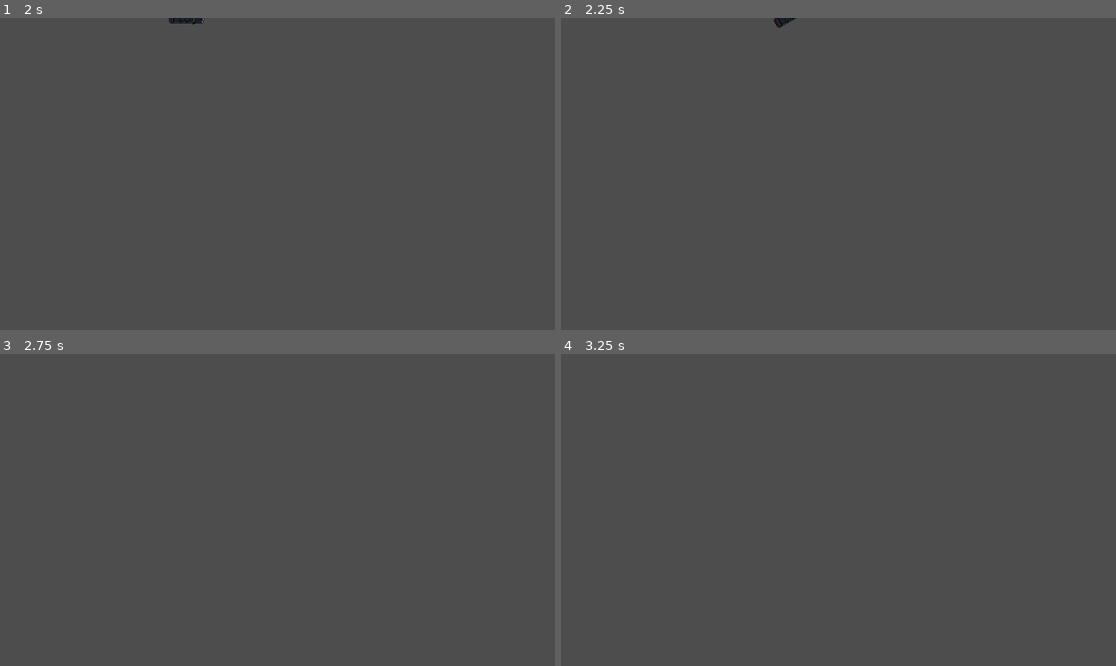
Above: before the commit, frames 1-4 (two rows, left to right).
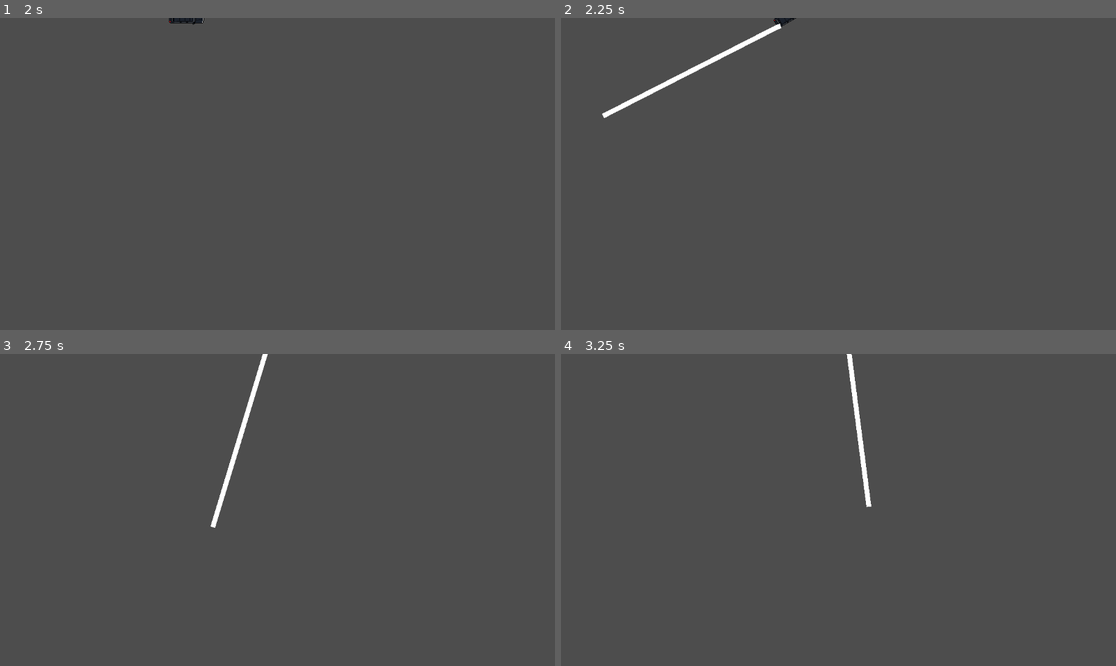
Above: after the commit, the same moments.

Repository: Vinnnnnnnie/LD58-trash-man
Game: Godot game, scene res://Actors/GarbageTruck.tscn
Same seed, same stepped clock (60 frames per second), same inputs: the game is played once before the commit and once after it. This scene is started directly instead of the project's main scene.
Inputs (mouse positions are in pixels of both pictures, inside the frame that each line leads up to):
- Up to frame 1 (2 s): tap Enter at 0.5 s; move the mouse to (249, 236) at 0.52 s; hold W (forward) from 0.53 s (still down); move the mouse to (444, 220) at 1.27 s
- Up to frame 2 (2.25 s): tap Space at 2 s; move the mouse to (672, 127) at 2.02 s; release W (forward) at 2.03 s; hold A (turn_left) from 2.03 s (still down)
- Up to frame 3 (2.75 s): keep holding A (turn_left)
- Up to frame 4 (3.25 s): keep holding A (turn_left); move the mouse to (866, 510) at 2.77 s

Frame 1 is identical in both runs. In frame 2, 0.6% of the frame differs, in the area x 7-40%, y 1-33%; in frame 3, 0.5%; in frame 4, 0.5%.

Commit message:
Adding trails to truck for drifting

Diff:
--- a/Actors/GarbageTruck.tscn
+++ b/Actors/GarbageTruck.tscn
@@ -16,6 +16,7 @@
 var slip_speed = 400  # Speed where traction is reduced
 var traction_fast = 0.5 # High-speed traction
 var traction_slow = 5  # Low-speed traction
+signal drift
 
 var acceleration = Vector2.ZERO
 var steer_direction
@@ -80,6 +81,7 @@
 	var traction = traction_slow
 	if velocity.length() > slip_speed:
 		traction = traction_fast
+		emit_signal('drift')
 
 	# Dot product represents how aligned the new heading is with the current velocity direction
 	var d = new_heading.dot(velocity.normalized())
@@ -98,6 +100,35 @@
 
 "
 
+[sub_resource type="GDScript" id="GDScript_h4y3w"]
+resource_name = "skid"
+script/source = "extends Line2D
+
+var point
+@export var target = get_parent()
+@export var wheel = 'Left'
+@export var trailLength := 20          # -1: endless trail, 0: no trail, n: points in trail
+var start_drift
+
+func _ready() -> void:
+	print('ready')
+
+
+func _process(delta:float) -> void:
+	if (start_drift == true):
+		global_position = Vector2.ZERO
+		global_rotation = 0
+		point = target.global_position
+		add_point(point)
+		if trailLength != -1:
+			while get_point_count() > trailLength:
+				remove_point(0)
+	start_drift = false
+func _on_car_drift() -> void:
+	start_drift = true
+
+"
+
 [node name="car" type="CharacterBody2D"]
 script = SubResource("GDScript_7822p")
 
@@ -110,3 +141,22 @@
 rotation = 1.5707964
 scale = Vector2(0.109375, 0.15625)
 polygon = PackedVector2Array(53.5, -231.5, -54.5, -231.5, -54.5, -228.5, -56, -223.5, -93.3, -223.5, -96.5, -220.3, -96 …(727 unchanged characters)…
+
+[node name="SkidRight" type="Line2D" parent="." node_paths=PackedStringArray("target")]
+points = PackedVector2Array(-28, 7)
+script = SubResource("GDScript_h4y3w")
+target = NodePath("../RearRightWheel")
+wheel = "Right"
+
+[node name="SkidLeft" type="Line2D" parent="." node_paths=PackedStringArray("target")]
+points = PackedVector2Array(-29, -7)
+script = SubResource("GDScript_h4y3w")
+target = NodePath("../RearLeftWheel")
+
+[node name="RearRightWheel" type="Marker2D" parent="."]
+position = Vector2(-30, 9)
+
+[node name="RearLeftWheel" type="Marker2D" parent="."]
+position = Vector2(-30, -8)
+
+[connection signal="drift" from="." to="SkidRight" method="_on_car_drift"]
Not shown: 1 places in Actors/GarbageTruck.tscn that only renumber resources
